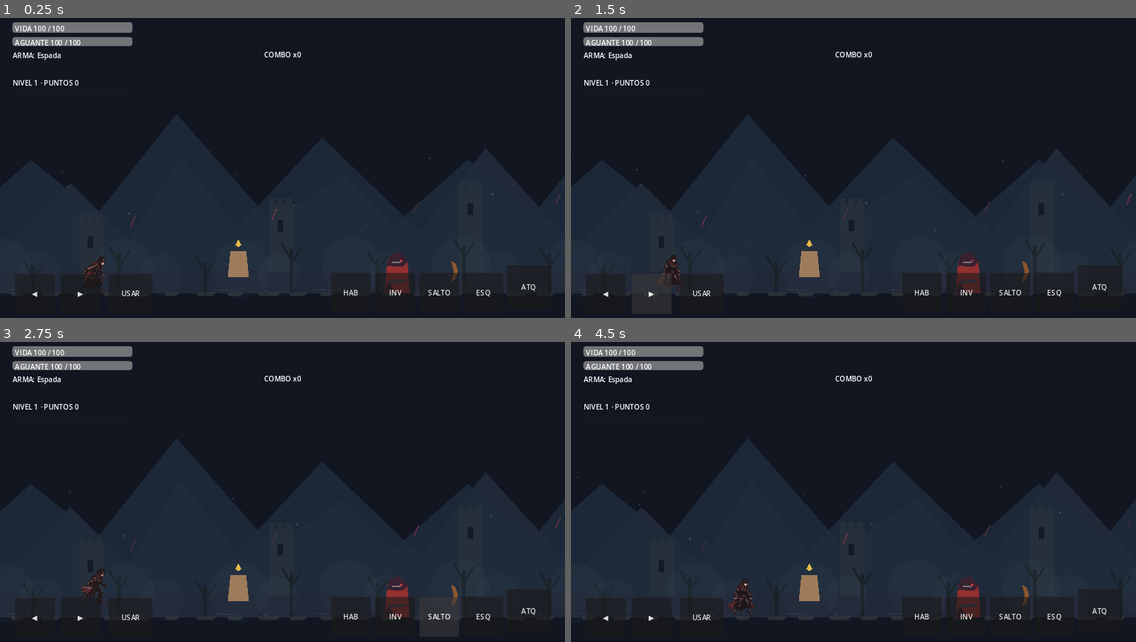
Above: before the commit, frames 1-4 (two rows, left to right).
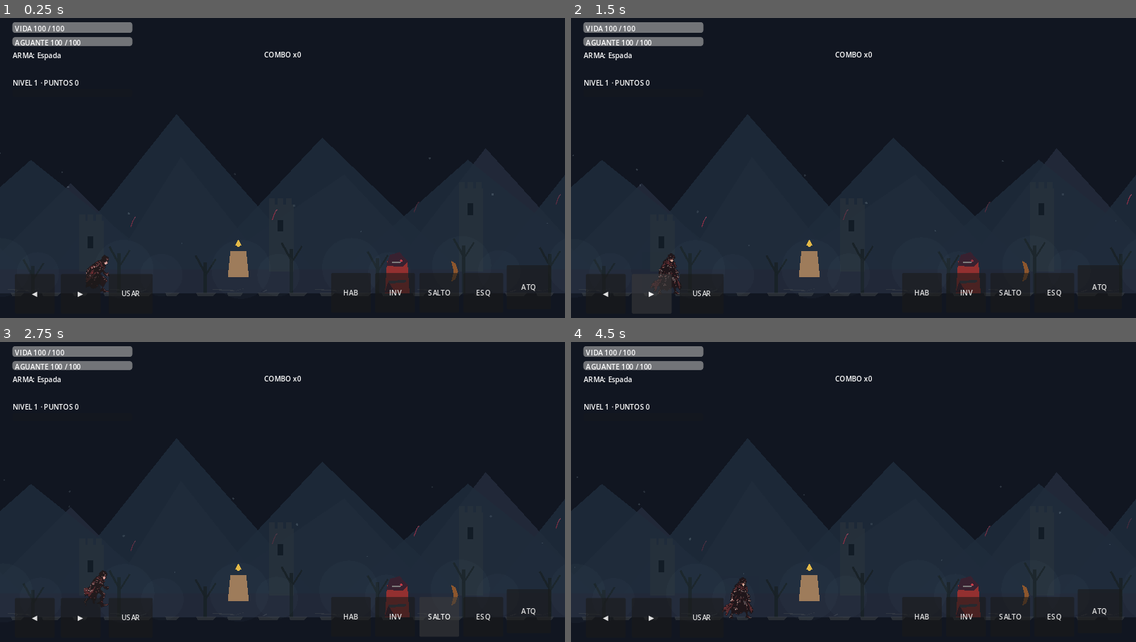
Above: after the commit, the same moments.

Repository: LoloscarPrr/EchoFragment
Game: Godot game, scene res://scenes/main/Main.tscn
Same seed, same stepped clock (60 frames per second), same inputs: the game is played once before the commit and once after it.
Inputs:
- Up to frame 1 (0.25 s): no input
- Up to frame 2 (1.5 s): click "◀" at 0.5 s; click "▶" at 1.25 s
- Up to frame 3 (2.75 s): click "SALTO" at 2 s
- Up to frame 4 (4.5 s): click "ESQ" at 2.75 s; click "INV" at 3.5 s; click "Cerrar" at 4.25 s

The runs differ from the first frame. In frame 1, 0.2% of the frame differs, in the area x 14-20%, y 79-92%; in frame 2, 0.2%; in frame 3, 0.2%; in frame 4, 0.3%, in the area x 27-33%, y 78-93%.

Commit message:
fix(art): pad every P0 sprite, normalize anatomical roots and draw unbounded slash trail

Diff:
--- a/scripts/player/ProtagonistArtBridge.gd
+++ b/scripts/player/ProtagonistArtBridge.gd
@@ -1,17 +1,21 @@
 class_name ProtagonistArtBridge
 extends Node2D
 
-## Multi-atlas visual bridge. Physics, input and combat remain in Player.gd.
-## If art is missing or a state is not ready, Player shows its procedural art.
+## P0.3 sprite stabilizer. The source sheets are prototypes with very tight
+## 88/96-pixel cells: attack glows and sword tips used to touch cell borders.
+## Create generously padded, root-aligned frames at load time instead of
+## displaying clipped AtlasTexture regions. This never changes collision.
 const IDLE_RUN_ATLAS := "res://assets/characters/portador_eco/portador_idle_run_atlas.png"
 const MOTION_ATLAS := "res://assets/characters/portador_eco/portador_p0_motion_atlas.png"
 const IDLE_RUN_CELL := Vector2i(88, 94)
 const MOTION_CELL := Vector2i(96, 86)
+const OUTPUT_CELL := Vector2i(160, 140)
+const ROOT_FOOT := Vector2i(80, 108)
+
 const IDLE_RUN_RANGES := {
 	&"idle_ready": Vector2i(0, 2),
 	&"run_forward": Vector2i(2, 3)
 }
-# Absolute frame index and number of frames in the motion atlas (7 columns).
 const MOTION_RANGES := {
 	&"jump_start": Vector2i(0, 1),
 	&"jump_rise": Vector2i(1, 1),
@@ -22,74 +26,126 @@
 	&"hit_light": Vector2i(7, 1),
 	&"dodge": Vector2i(8, 2)
 }
+## Per-drawing approximate anatomical root (not the alpha bounding box).
+## The attack energy is deliberately NOT included in this anchor.
+const IDLE_RUN_FEET := [
+	Vector2i(50, 83), Vector2i(42, 83), Vector2i(42, 82),
+	Vector2i(48, 79), Vector2i(49, 78)
+]
+const MOTION_FEET := [
+	Vector2i(41, 76), Vector2i(49, 74), Vector2i(44, 65),
+	Vector2i(45, 71), Vector2i(43, 76), Vector2i(42, 80),
+	Vector2i(36, 80), Vector2i(34, 80), Vector2i(43, 80),
+	Vector2i(33, 80)
+]
 
 var has_art := false
 var _sprite: AnimatedSprite2D
+var _active_state: StringName = &""
+var _active_frame := -1
+var _facing := 1.0
 
 func _ready() -> void:
 	var frames := SpriteFrames.new()
 	if frames.has_animation(&"default"):
 		frames.remove_animation(&"default")
-	_import_sheet(frames, IDLE_RUN_ATLAS, IDLE_RUN_CELL, 5, IDLE_RUN_RANGES)
-	_import_sheet(frames, MOTION_ATLAS, MOTION_CELL, 5, MOTION_RANGES)
+	_import_sheet(frames, IDLE_RUN_ATLAS, IDLE_RUN_CELL, 5, IDLE_RUN_RANGES, IDLE_RUN_FEET)
+	_import_sheet(frames, MOTION_ATLAS, MOTION_CELL, 5, MOTION_RANGES, MOTION_FEET)
 	if frames.get_animation_names().is_empty():
 		return
 	_sprite = AnimatedSprite2D.new()
 	_sprite.name = "P0ArtSprite"
 	_sprite.sprite_frames = frames
 	_sprite.centered = true
-	_sprite.offset = Vector2(0.0, -2.0)
 	_sprite.texture_filter = CanvasItem.TEXTURE_FILTER_NEAREST
 	_sprite.visible = false
 	add_child(_sprite)
 	has_art = true
 
-func _import_sheet(frames: SpriteFrames, path: String, cell: Vector2i, columns: int, ranges: Dictionary) -> void:
+func _import_sheet(frames: SpriteFrames, path: String, cell: Vector2i, columns: int, ranges: Dictionary, feet: Array) -> void:
 	if not ResourceLoader.exists(path):
 		return
 	var texture := load(path) as Texture2D
 	if texture == null:
-		push_warning("EchoFragment P0: unsupported visual texture: " + path)
+		push_warning("EchoFragment P0.3: unsupported atlas: " + path)
 		return
+	var source := texture.get_image()
+	if source == null:
+		push_warning("EchoFragment P0.3: no image bytes in " + path)
+		return
+	source.convert(Image.FORMAT_RGBA8)
 	for key in ranges.keys():
 		var state: StringName = key
 		var part: Vector2i = ranges[key]
 		var last_index: int = part.x + part.y - 1
-		if last_index < 0:
+		if last_index < 0 or last_index >= feet.size():
+			push_warning("EchoFragment P0.3: missing pose root in " + path)
 			continue
-		var last_row: int = last_index / columns
-		if texture.get_width() < columns * cell.x or texture.get_height() < (last_row + 1) * cell.y:
-			push_warning("EchoFragment P0: truncated atlas: " + path)
+		var needed_rows: int = (last_index / columns) + 1
+		if source.get_width() < columns * cell.x or source.get_height() < needed_rows * cell.y:
+			push_warning("EchoFragment P0.3: truncated atlas: " + path)
 			continue
 		frames.add_animation(state)
 		frames.set_animation_loop(state, state == &"idle_ready" or state == &"run_forward" or state == &"jump_rise" or state == &"jump_fall")
 		frames.set_animation_speed(state, 10.0)
 		for i in range(part.y):
 			var index: int = part.x + i
-			var tile := AtlasTexture.new()
-			tile.atlas = texture
-			tile.region = Rect2(Vector2i((index % columns) * cell.x, (index / columns) * cell.y), cell)
-			tile.filter_clip = true
-			frames.add_frame(state, tile)
+			var source_corner := Vector2i((index % columns) * cell.x, (index / columns) * cell.y)
+			var frame := Image.create(OUTPUT_CELL.x, OUTPUT_CELL.y, false, Image.FORMAT_RGBA8)
+			frame.fill(Color.TRANSPARENT)
+			var destination: Vector2i = ROOT_FOOT - feet[index]
+			frame.blit_rect(source, Rect2i(source_corner, cell), destination)
+			var frame_texture := ImageTexture.create_from_image(frame)
+			frames.add_frame(state, frame_texture)
 
-## Returns true if a valid illustration exists for this specific state.
+## Sprite layout is slightly different across the source pilot atlases.
+## Use consistent world feet for all frames while preserving legible stature.
 func configure(state: StringName, drawing_index: int, facing: float) -> bool:
 	if not has_art or not is_instance_valid(_sprite):
 		return false
 	var frames := _sprite.sprite_frames
 	if not frames.has_animation(state):
 		_sprite.visible = false
+		_set_active(&"", -1, facing)
 		return false
 	var count: int = frames.get_frame_count(state)
 	if count <= 0:
 		_sprite.visible = false
+		_set_active(&"", -1, facing)
 		return false
 	var nominal: int = int(P0FrameLibrary.FRAME_COUNTS.get(state, count))
 	var mapped: int = clampi(int(floor(float(drawing_index) * count / float(maxi(1, nominal)))), 0, count - 1)
 	_sprite.animation = state
 	_sprite.frame = mapped
 	_sprite.flip_h = facing < 0.0
-	# Source motion drawings are packed tighter than the original idle/run atlas.
-	_sprite.scale = Vector2.ONE if state == &"idle_ready" or state == &"run_forward" else Vector2(1.42, 1.42)
+	if state == &"idle_ready" or state == &"run_forward":
+		_sprite.scale = Vector2.ONE * 1.16
+		_sprite.offset = Vector2.ZERO
+	else:
+		_sprite.scale = Vector2.ONE * 1.43
+		_sprite.offset = Vector2(0.0, -8.0)
 	_sprite.visible = true
+	_set_active(state, mapped, facing)
 	return true
+
+func _set_active(state: StringName, frame: int, facing: float) -> void:
+	var new_facing := -1.0 if facing < 0.0 else 1.0
+	if _active_state == state and _active_frame == frame and _facing == new_facing:
+		return
+	_active_state = state
+	_active_frame = frame
+	_facing = new_facing
+	queue_redraw()
+
+func _draw() -> void:
+	# The attack slash is drawn outside the sprite frame, deliberately.
+	# It should never be clipped by the source atlas or sheet-cell borders.
+	if _active_state != &"attack_light" or _active_frame != 1:
+		return
+	var trail := PackedVector2Array()
+	for step in range(27):
+		var theta := lerpf(-1.05, 0.90, float(step) / 26.0)
+		trail.append(Vector2(9.0 + cos(theta) * 81.0 * _facing, -12.0 + sin(theta) * 74.0))
+	draw_polyline(trail, Color(0.88, 0.06, 0.12, 0.18), 15.0, true)
+	draw_polyline(trail, Color(0.95, 0.12, 0.19, 0.55), 6.0, true)
+	draw_polyline(trail, Color(1.0, 0.55, 0.55, 0.42), 2.0, true)
